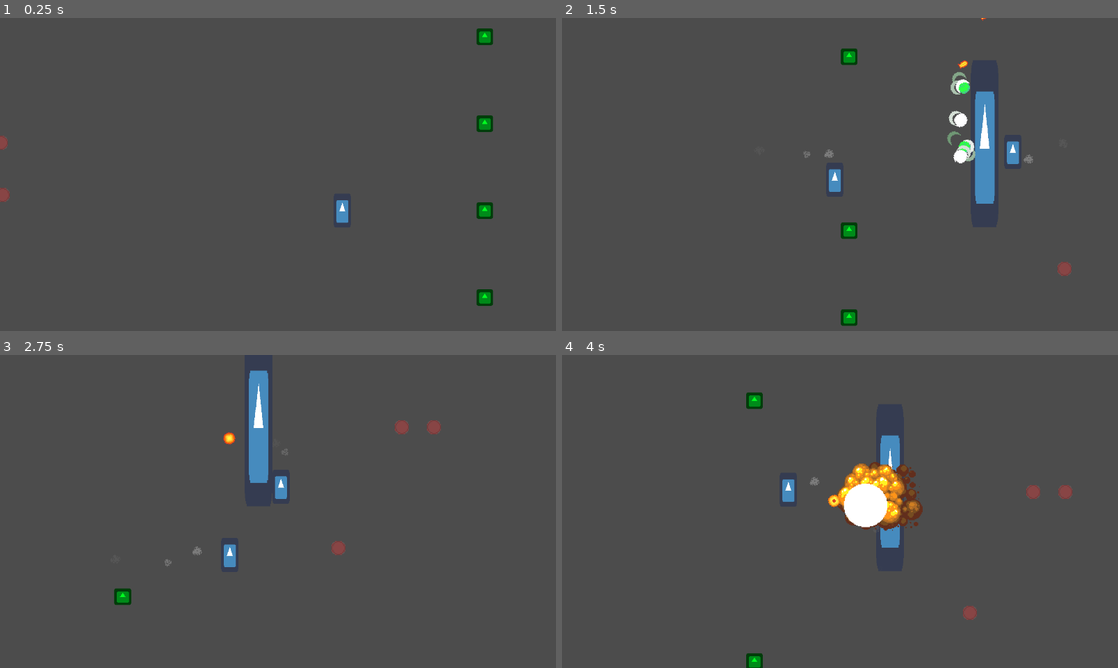
Above: before the commit, frames 1-4 (two rows, left to right).
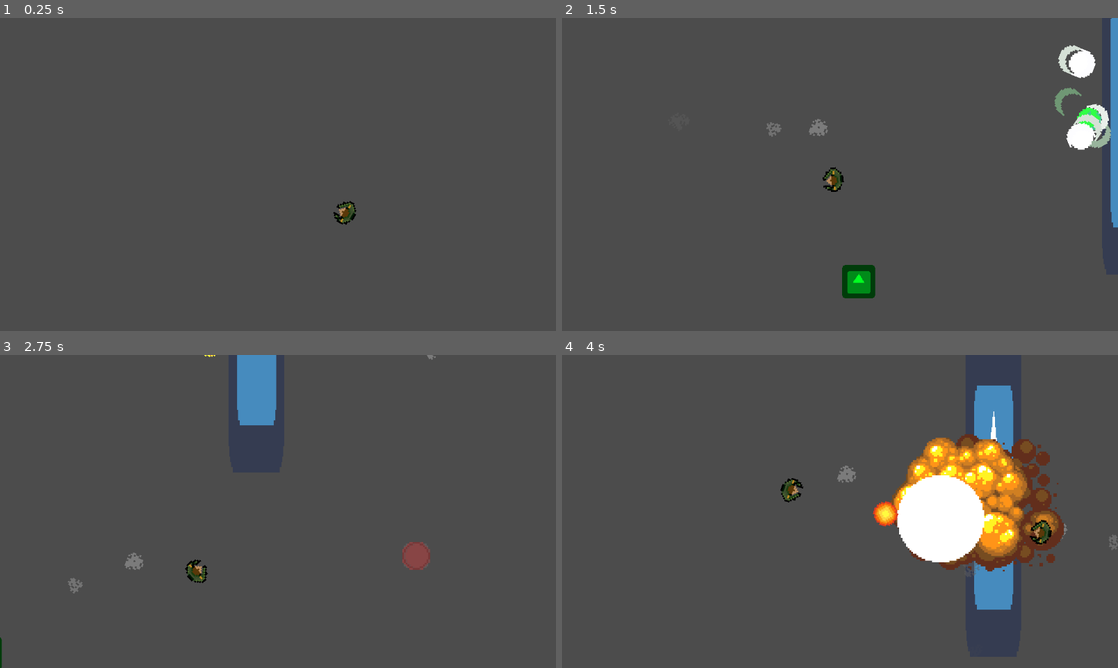
Above: after the commit, the same moments.

Repository: florian-rieder/2DShooter
Game: Godot game, scene res://test.tscn
Two runs of this game, one before a commit and one after it. Both use one fixed random seed, a clock stepped at 60 frames per second and the inputs below. The engine's default icon, where the game draws it, is replaced by a stand-in: a white triangle on a blue panel in a dark square. Sound files missing from this copy of the repository are replaced by a short silence.
Inputs (mouse positions are in pixels of both pictures, inside the frame that each line leads up to):
- Up to frame 1 (0.25 s): no input
- Up to frame 2 (1.5 s): move the mouse to (962, 158) at 0.52 s; hold D (right) 0.53-1.28 s; hold Space (fire) 0.53-1.28 s; move the mouse to (728, 190) at 1.27 s; hold S (down) from 1.28 s (still down); tap Space (fire) at 1.35 s
- Up to frame 3 (2.75 s): move the mouse to (333, 442) at 2.02 s; release S (down) at 2.03 s; hold D (right) from 2.03 s (still down); hold C from 2.03 s (still down); tap Space (fire) at 2.3 s
- Up to frame 4 (4 s): move the mouse to (812, 574) at 2.77 s; release D (right) at 2.78 s; release C at 2.78 s; hold W (up) 2.78-3.53 s; tap Space (fire) at 2.85 s; move the mouse to (1006, 558) at 3.52 s; hold A (left) from 3.53 s (still down); hold Space (fire) from 3.53 s (still down)

The runs differ from the first frame. In frame 1, 1.0% of the frame differs, in the area x 0-89%, y 3-92%; in frame 2, 6.0%; in frame 3, 3.4%; in frame 4, 16%, in the area x 33-100%, y 9-100%.

Commit message:
Added top down character skins

Diff:
--- a/2DShooter/Characters/BaseCharacter/BaseCharacter.gd
+++ b/2DShooter/Characters/BaseCharacter/BaseCharacter.gd
@@ -6,6 +6,8 @@
 export var speed : int = 100
 
 var velocity : Vector2 = Vector2.ZERO
+
+onready var top = $Top
 
 
 func get_input(_delta):
--- a/2DShooter/Characters/BaseCharacter/BaseCharacter.tscn
+++ b/2DShooter/Characters/BaseCharacter/BaseCharacter.tscn
@@ -1,7 +1,7 @@
 [gd_scene load_steps=11 format=2]
 
 [ext_resource path="res://Characters/BaseCharacter/BaseCharacter.gd" type="Script" id=1]
-[ext_resource path="res://icon.png" type="Texture" id=2]
+[ext_resource path="res://Characters/Player/Player_top_16.png" type="Texture" id=2]
 [ext_resource path="res://modulate_white.gdshader" type="Shader" id=3]
 [ext_resource path="res://Characters/DustParticle.png" type="Texture" id=4]
 
@@ -10,13 +10,14 @@
 shader = ExtResource( 3 )
 shader_param/active = false
 
-[sub_resource type="CapsuleShape2D" id=2]
+[sub_resource type="CircleShape2D" id=7]
+radius = 7.0
 
 [sub_resource type="Animation" id=3]
 resource_name = "FlashWhite"
 length = 0.2
 tracks/0/type = "value"
-tracks/0/path = NodePath("Skin:material:shader_param/active")
+tracks/0/path = NodePath("Top/TopSprite:material:shader_param/active")
 tracks/0/interp = 1
 tracks/0/loop_wrap = true
 tracks/0/imported = false
@@ -31,7 +32,7 @@
 [sub_resource type="Animation" id=4]
 length = 0.001
 tracks/0/type = "value"
-tracks/0/path = NodePath("Skin:material:shader_param/active")
+tracks/0/path = NodePath("Top/TopSprite:material:shader_param/active")
 tracks/0/interp = 1
 tracks/0/loop_wrap = true
 tracks/0/imported = false
@@ -58,13 +59,15 @@
 z_index = 1000
 script = ExtResource( 1 )
 
-[node name="Skin" type="Sprite" parent="."]
+[node name="Top" type="Node2D" parent="."]
+
+[node name="TopSprite" type="Sprite" parent="Top"]
 material = SubResource( 1 )
-scale = Vector2( 0.3125, 0.609375 )
+rotation = 1.5708
 texture = ExtResource( 2 )
 
 [node name="Hurtbox" type="CollisionShape2D" parent="."]
-shape = SubResource( 2 )
+shape = SubResource( 7 )
 
 [node name="AnimationPlayer" type="AnimationPlayer" parent="."]
 method_call_mode = 1
--- a/2DShooter/Characters/BaseEnemy/BaseEnemy.gd
+++ b/2DShooter/Characters/BaseEnemy/BaseEnemy.gd
@@ -29,12 +29,6 @@
     else:
         state_machine.transition_to('Wander')
 
-    if direction.x < 0:
-        # flip on x axis (Maybe, really can't tell)
-        scale.x = -1
-    else:
-        scale.x = 1
-
 
 func die():
     queue_free()
--- a/2DShooter/Characters/BaseEnemy/BaseEnemy.tscn
+++ b/2DShooter/Characters/BaseEnemy/BaseEnemy.tscn
@@ -20,7 +20,7 @@
 script = ExtResource( 2 )
 health = 30
 
-[node name="Skin" parent="." index="0"]
+[node name="TopSprite" parent="Top" index="0"]
 material = SubResource( 2 )
 
 [node name="DetectionArea" type="Area2D" parent="." index="3"]
--- a/2DShooter/Characters/BaseEnemy/Chase.gd
+++ b/2DShooter/Characters/BaseEnemy/Chase.gd
@@ -13,3 +13,4 @@
     owner.direction = owner.global_position.direction_to(owner.target.global_position)
     owner.direction = owner.direction.normalized()
     owner.velocity = owner.direction * owner.speed
+    owner.top.look_at(owner.target.position)
--- a/2DShooter/Characters/Player/Player.gd
+++ b/2DShooter/Characters/Player/Player.gd
@@ -2,7 +2,7 @@
 
 
 onready var lookahead = $Lookahead
-onready var weapon = $Weapon
+onready var weapon = $Top/Weapon
 onready var camera = $Camera2D
 
 
@@ -22,12 +22,14 @@
         camera.add_trauma(0.1)
 
     if Input.is_action_pressed('fire'):
-            weapon.fire()
+        weapon.fire()
 
     # give the current direction to the camera focus
     lookahead.call('direction', velocity, get_local_mouse_position())
     # Make sure diagonal movement isn't faster
     velocity = velocity.normalized() * speed
+
+    top.look_at(get_global_mouse_position())
 
 
 func powerup(powerup):
--- a/2DShooter/Characters/Player/Player.tscn
+++ b/2DShooter/Characters/Player/Player.tscn
@@ -22,7 +22,9 @@
 script = ExtResource( 7 )
 speed = 200
 
-[node name="Skin" parent="." index="0"]
+[node name="Weapon" parent="Top" index="0" instance=ExtResource( 6 )]
+
+[node name="TopSprite" parent="Top" index="1"]
 material = SubResource( 2 )
 
 [node name="Camera2D" type="Camera2D" parent="." index="2"]
@@ -44,7 +46,5 @@
 scale = Vector2( 0.2, 0.2 )
 texture = ExtResource( 3 )
 
-[node name="Weapon" parent="." index="4" instance=ExtResource( 6 )]
-
-[connection signal="shot_fired" from="Weapon" to="." method="_on_Weapon_shot_fired"]
-[connection signal="shot_fired" from="Weapon" to="Camera2D" method="_on_Weapon_shot_fired"]
+[connection signal="shot_fired" from="Top/Weapon" to="." method="_on_Weapon_shot_fired"]
+[connection signal="shot_fired" from="Top/Weapon" to="Camera2D" method="_on_Weapon_shot_fired"]
--- a/2DShooter/Projectile/Projectile.tscn
+++ b/2DShooter/Projectile/Projectile.tscn
@@ -55,6 +55,7 @@
 [node name="Sprite" type="AnimatedSprite" parent="."]
 position = Vector2( 8, 0 )
 frames = SubResource( 6 )
+frame = 4
 playing = true
 
 [node name="CollisionShape2D" type="CollisionShape2D" parent="."]
--- a/2DShooter/Weapon/Weapon.gd
+++ b/2DShooter/Weapon/Weapon.gd
@@ -14,12 +14,8 @@
 onready var _seconds_per_shot = 60.0 / weapon.rate_of_fire # the casting is important
 var _time_since_last_shot = 0
 
-
 func _physics_process(delta):
-    # align weapon with mouse
-    look_at(get_global_mouse_position())
     _time_since_last_shot += delta
-
 
 func fire():
     # check if we can fire
--- a/2DShooter/project.godot
+++ b/2DShooter/project.godot
@@ -82,7 +82,7 @@
 window/size/test_width=1280
 window/size/test_height=720
 window/stretch/aspect="keep"
-window/stretch/shrink=2.0
+window/stretch/shrink=4.0
 
 [importer_defaults]
 
Binary file added: 2DShooter/Characters/Player/Player_top_16.png
Not shown, added: 2DShooter/Characters/Player/Player_top_16.png.import
